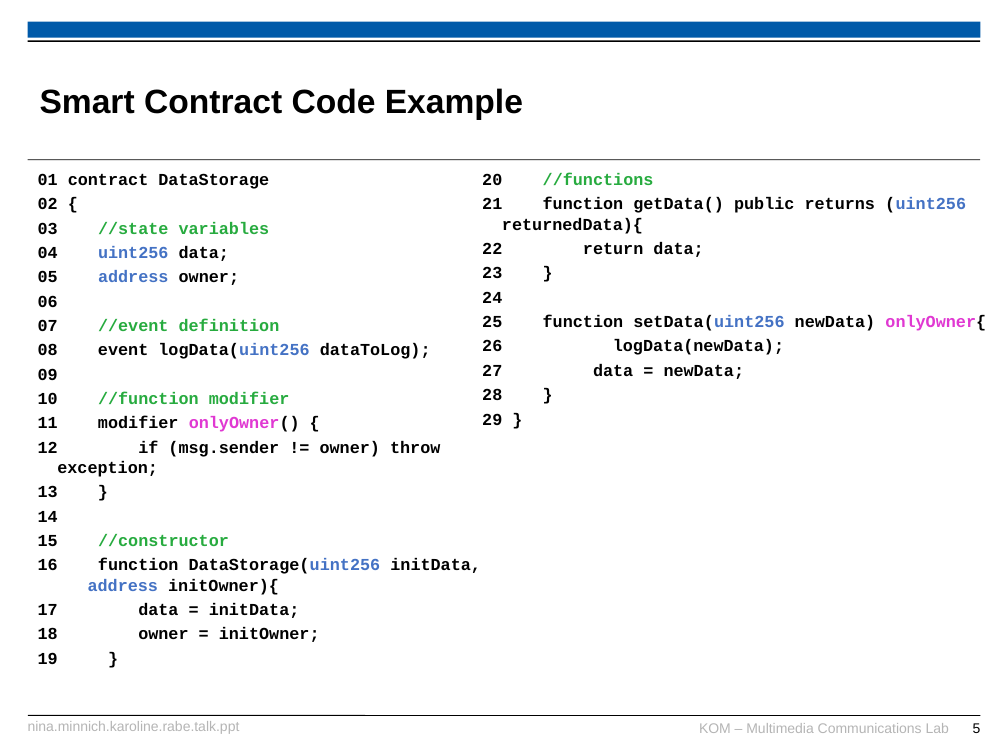
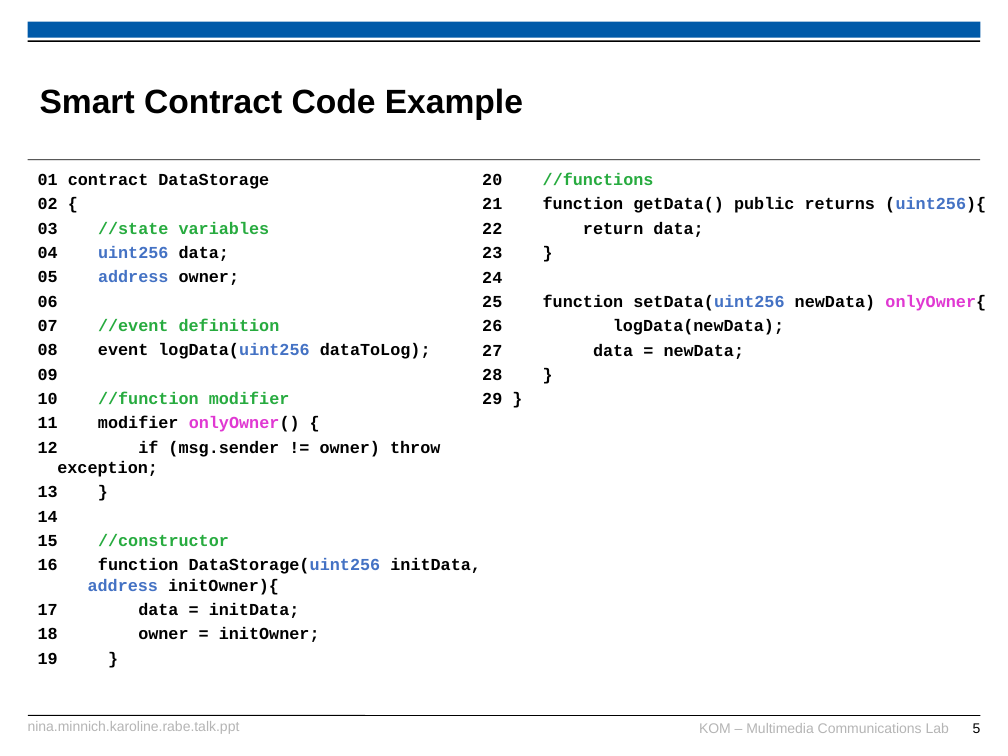
Before and after one commit to karopp/AFTIR, a slide deck: slide 5 of Nina.Minnich.Karoline.Rabe.talk.ppt. Drawn at 1008x756 pixels with LibreOffice and Linux fonts; fonts in the diff are those of the drawing; background and template pictures are left out. Boxes give left, top, right and bottom in pixels: in the first picture for what was removed or moved away, otherwise in the second. Text is boxed around its words. In the diff, an @@ line names an element or a change of style, - is before the commit and + after.

```diff
--- a/Nina.Minnich.Karoline.Rabe.talk.ppt
+++ b/Nina.Minnich.Karoline.Rabe.talk.ppt
@@ text at (543,197,986,213): text changed @@
-21 function getData() public returns (uint256 returnedData){
+21 function getData() public returns (uint256){
```
Also in this commit, not shown: 1 other slide changed.
